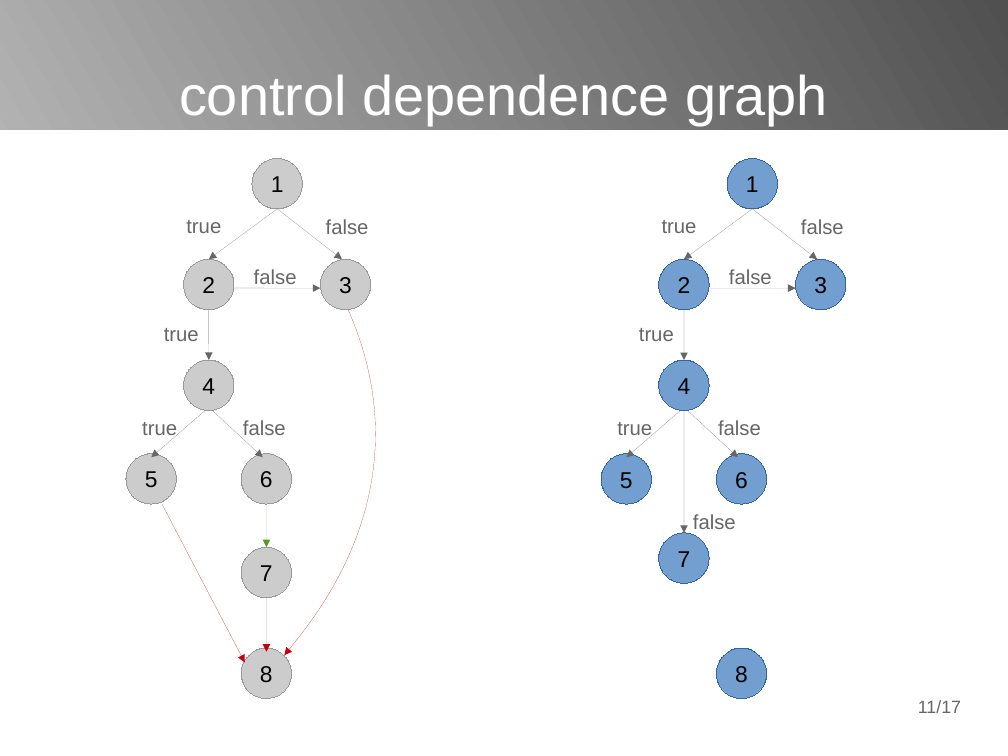
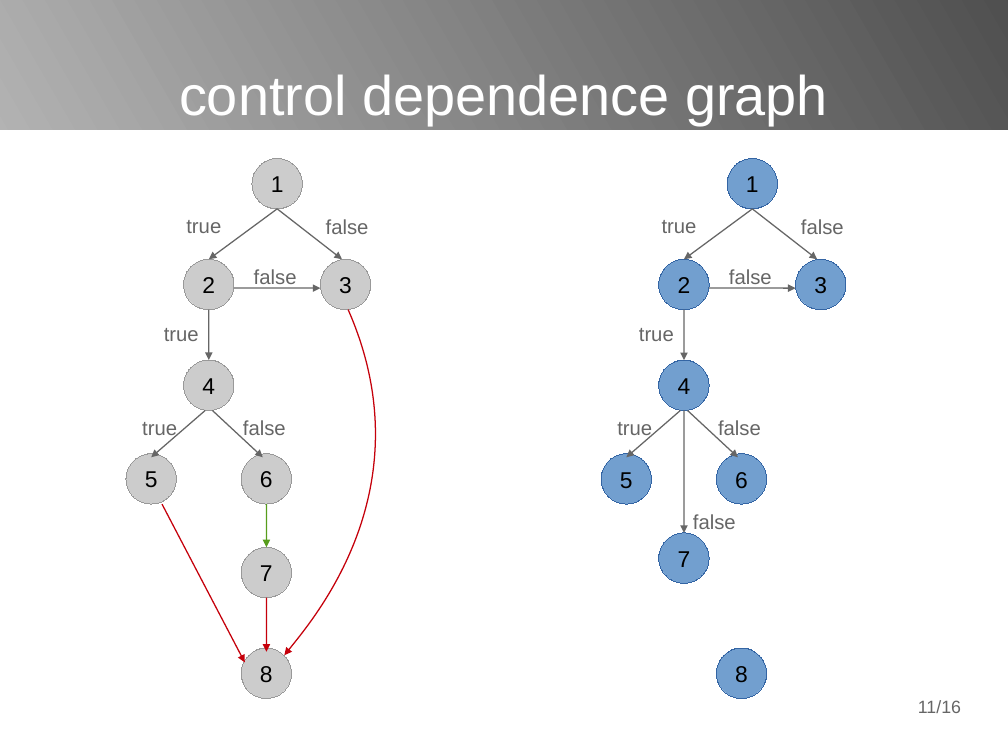
Before and after one commit to poncovka/vype-compiler, a slide deck: slide 11 of presentation/presentation.odp. Drawn at 1008x756 pixels with LibreOffice and Linux fonts; fonts in the diff are those of the drawing. Boxes give left, top, right and bottom in pixels: in the first picture for what was removed or moved away, otherwise in the second. Text is boxed around its words. In the diff, an @@ line names an element or a change of style, - is before the commit and + after.

Commit message:
Presentation: small changes

```diff
--- a/presentation/presentation.odp
+++ b/presentation/presentation.odp
@@ arrow (277, 209) - (209, 260): stroke #666666 0 pt to #666666 0.99 pt @@
@@ arrow (277, 209) - (342, 260): stroke #666666 0 pt to #666666 0.99 pt @@
@@ arrow (753, 209) - (684, 260): stroke #666666 0 pt to #666666 0.99 pt @@
@@ arrow (753, 209) - (818, 260): stroke #666666 0 pt to #666666 0.99 pt @@
@@ arrow (234, 288) - (320, 288): stroke #666666 0 pt to #666666 0.99 pt @@
@@ arrow (710, 288) - (796, 288): stroke #666666 0 pt to #666666 0.99 pt @@
@@ arrow (209, 310) - (209, 360): stroke #666666 0 pt to #666666 0.99 pt @@
@@ freeform shape at box(284, 310, 372, 656): outline #C5000B 0 pt to #C5000B 0.99 pt @@
@@ arrow (684, 310) - (684, 360): stroke #666666 0 pt to #666666 0.99 pt @@
@@ arrow (205, 411) - (151, 457): stroke #666666 0 pt to #666666 0.99 pt @@
@@ arrow (212, 411) - (263, 457): stroke #666666 0 pt to #666666 0.99 pt @@
@@ arrow (681, 411) - (627, 457): stroke #666666 0 pt to #666666 0.99 pt @@
@@ arrow (684, 411) - (684, 533): stroke #666666 0 pt to #666666 0.99 pt @@
@@ arrow (688, 411) - (738, 457): stroke #666666 0 pt to #666666 0.99 pt @@
@@ arrow (162, 504) - (245, 662): stroke #C5000B 0 pt to #C5000B 0.99 pt @@
@@ arrow (266, 504) - (266, 547): stroke #579D1C 0 pt to #579D1C 0.99 pt @@
@@ arrow (266, 598) - (266, 652): stroke #C5000B 0 pt to #C5000B 0.99 pt @@
@@ page number at box(918, 700, 961, 713): text changed @@
-11/17
+11/16
```
Also in this commit, not shown: 2 other slides changed, 1 slide removed, 1 other file.
